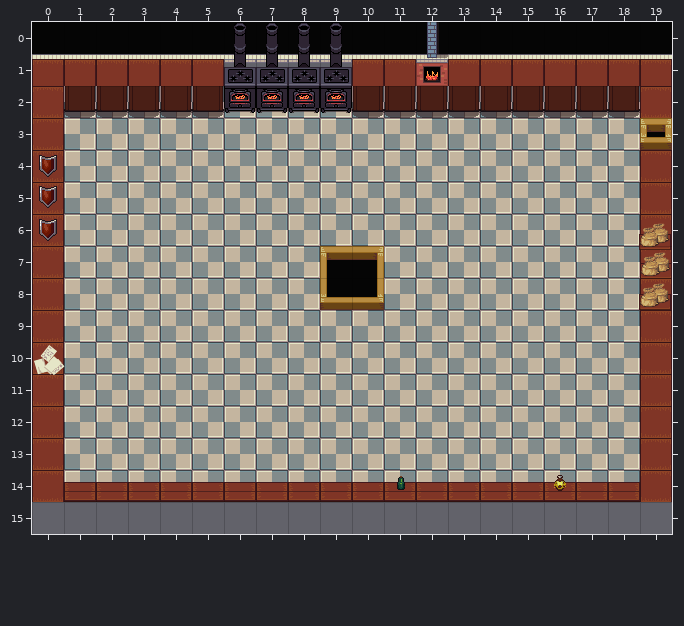
An edit to a level. Tiled map (JSON), assets/tilemaps/Map.json. That is the earlier state.
Cells are 32x32 px. Shown: x 0..19, y 0..15.
The same view after the edit:
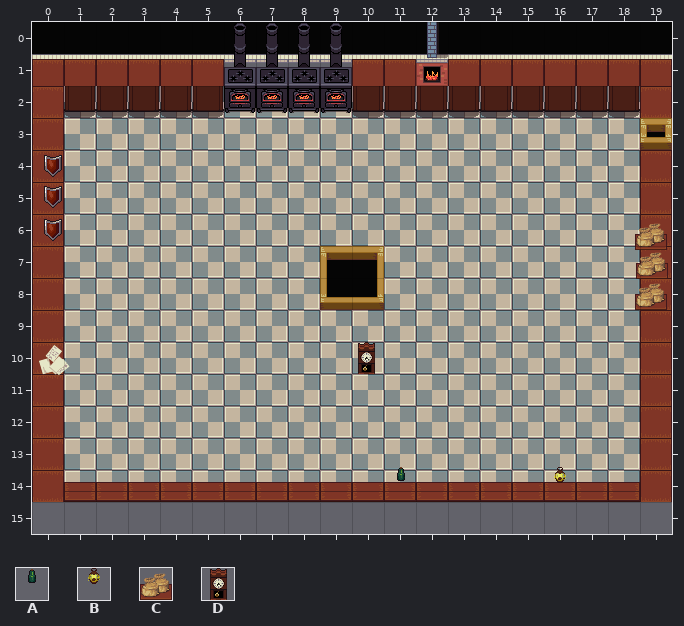
Key: from "tiles": A 5, B 26, C 102, D 162.
Objects are placed by their top-left corner, in cells (3,4 is the top-left corner of cell 3,4); size is 1x1 cell unless given.
Difference:
Layer "objectsLayer":
Object C "bread" at 19,6.1 becomes C "bun" at 18.8,6.1.
Object C "bread" at 19,7 becomes C "bun" at 18.9,7.
Object C "bread" at 19,8 becomes C "bun" at 18.8,8.
Object A "lettuce" at 11,14.2 becomes A "lettuce" at 11,13.9.
Object B "ketchup" at 16,14.2 becomes B "ketchup" at 16,13.9.
A new object: D "playerStart" at 9.9,10.
